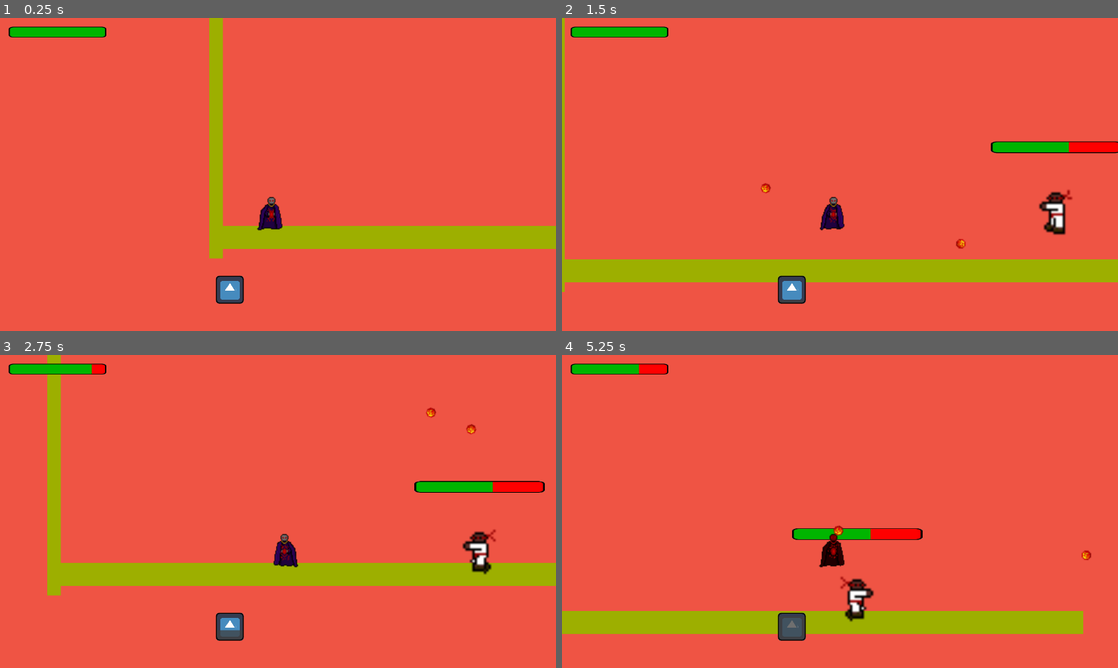
Above: before the commit, frames 1-4 (two rows, left to right).
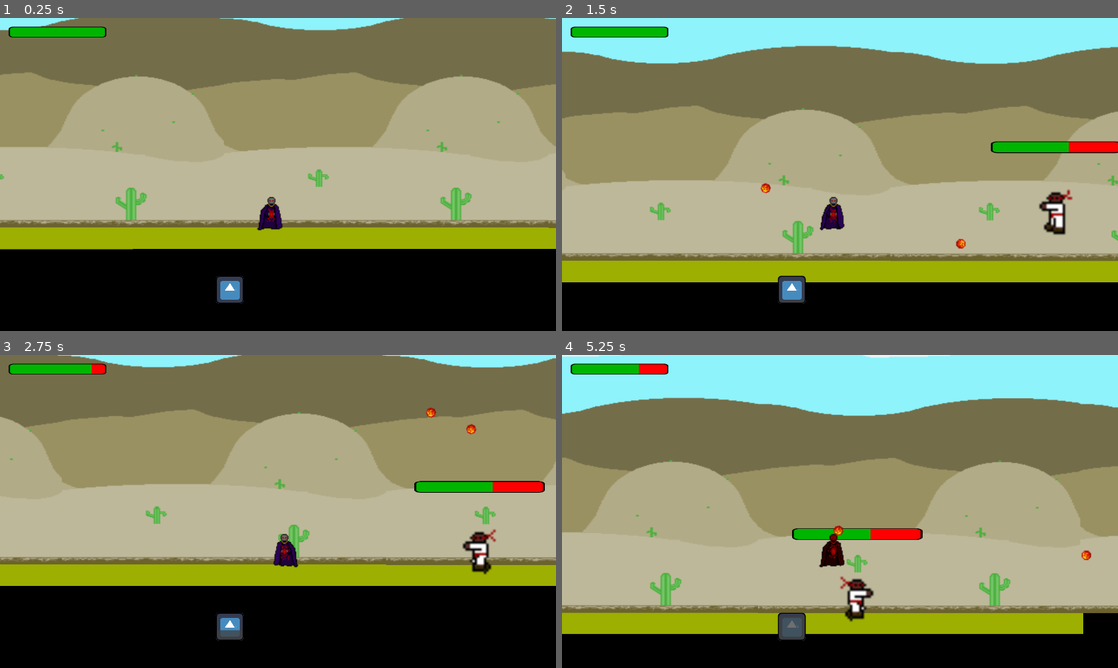
Above: after the commit, the same moments.

Repository: jsievert73/Final-Project-MSCH-220
Game: Godot game, scene res://Scenes/Level2.tscn
Two runs of this game, one before a commit and one after it. Both use one fixed random seed, a clock stepped at 60 frames per second and the inputs below. This scene is started directly instead of the project's main scene. The engine's default icon, where the game draws it, is replaced by a stand-in: a white triangle on a blue panel in a dark square.
Inputs (mouse positions are in pixels of both pictures, inside the frame that each line leads up to):
- Up to frame 1 (0.25 s): no input
- Up to frame 2 (1.5 s): tap Enter at 0.5 s; move the mouse to (962, 158) at 0.52 s; hold Right (ui_right) from 0.53 s (still down); click (962, 158) at 0.6 s; tap Up (ui_up) at 0.77 s; move the mouse to (728, 190) at 1.27 s; tap Space (heal) at 1.35 s
- Up to frame 3 (2.75 s): tap Up (ui_up) at 1.52 s; move the mouse to (333, 442) at 2.02 s; release Right (ui_right) at 2.03 s; hold Left (ui_left) from 2.03 s (still down); click (333, 442) at 2.1 s
- Up to frame 4 (5.25 s): move the mouse to (812, 574) at 2.77 s; release Left (ui_left) at 2.78 s; hold Right (ui_right) 2.78-4.28 s; tap Space (heal) at 2.85, 4.35 s; tap Up (ui_up) at 3.02, 3.77, 4.52 s; move the mouse to (1006, 558) at 3.52 s; click (1006, 558) at 3.6 s; move the mouse to (673, 464) at 4.27 s; hold Left (ui_left) 4.28-5.03 s; move the mouse to (867, 511) at 5.02 s; hold Right (ui_right) from 5.03 s (still down); click (867, 511) at 5.1 s

The runs differ from the first frame. In frame 1, 94% of the frame differs, in the area x 0-100%, y 0-100%; in frame 2, 91%; in frame 3, 91%; in frame 4, 92%.

Commit message:
finished art for desert

Diff:
--- a/Godot/Scenes/Level2.tscn
+++ b/Godot/Scenes/Level2.tscn
@@ -1,27 +1,36 @@
-[gd_scene load_steps=7 format=2]
-
-[ext_resource path="res://Scenes/Goal.tscn" type="PackedScene" id=1]
+[gd_scene load_steps=10 format=2]
+
+[ext_resource path="res://Assets/Desert Background.png" type="Texture" id=1]
 [ext_resource path="res://Scene/Enemy.tscn" type="PackedScene" id=2]
 [ext_resource path="res://Scene/Player.tscn" type="PackedScene" id=3]
-
-[sub_resource type="RectangleShape2D" id=1]
-extents = Vector2( 6.53003, 544.548 )
-
-[sub_resource type="RectangleShape2D" id=2]
-extents = Vector2( 578.211, 10 )
+[ext_resource path="res://Scenes/Goal.tscn" type="PackedScene" id=4]
+
+[sub_resource type="Gradient" id=1]
+offsets = PoolRealArray( 0.964072, 1 )
+
+[sub_resource type="GradientTexture" id=2]
+gradient = SubResource( 1 )
 
 [sub_resource type="RectangleShape2D" id=3]
+extents = Vector2( 15.201, 544.548 )
+
+[sub_resource type="RectangleShape2D" id=4]
+extents = Vector2( 543.129, 10 )
+
+[sub_resource type="RectangleShape2D" id=5]
 extents = Vector2( 85.2605, 110.387 )
 
 [node name="Level2" type="StaticBody2D"]
 
-[node name="Goal" parent="." instance=ExtResource( 1 )]
-position = Vector2( 1903.81, 483.881 )
+[node name="Sprite6" type="Sprite" parent="."]
+position = Vector2( 2204.47, 361.663 )
+scale = Vector2( 3.1528, 1963.62 )
+texture = SubResource( 2 )
 
 [node name="Wall" type="CollisionShape2D" parent="."]
 editor/display_folded = true
-position = Vector2( 0, 232.306 )
-shape = SubResource( 1 )
+position = Vector2( 0, 215.306 )
+shape = SubResource( 3 )
 __meta__ = {
 "_edit_group_": true
 }
@@ -35,7 +44,7 @@
 
 [node name="Wall2" type="CollisionShape2D" parent="."]
 position = Vector2( 1959.04, 211.19 )
-shape = SubResource( 1 )
+shape = SubResource( 3 )
 __meta__ = {
 "_edit_group_": true
 }
@@ -50,7 +59,7 @@
 [node name="Floor" type="CollisionShape2D" parent="."]
 editor/display_folded = true
 position = Vector2( 574.542, 730.926 )
-shape = SubResource( 2 )
+shape = SubResource( 4 )
 __meta__ = {
 "_edit_group_": true
 }
@@ -62,15 +71,88 @@
 margin_bottom = 16.0
 color = Color( 0.619608, 0.690196, 0, 1 )
 
+[node name="Platform5" type="CollisionShape2D" parent="."]
+editor/display_folded = true
+position = Vector2( -75.8427, 638.71 )
+shape = SubResource( 5 )
+__meta__ = {
+"_edit_group_": true
+}
+
+[node name="ColorRect" type="ColorRect" parent="Platform5"]
+margin_left = -82.0
+margin_top = -116.0
+margin_right = 81.0
+margin_bottom = 108.0
+color = Color( 0.619608, 0.690196, 0, 1 )
+
+[node name="Platform6" type="CollisionShape2D" parent="."]
+editor/display_folded = true
+position = Vector2( -228.567, 639.308 )
+shape = SubResource( 5 )
+__meta__ = {
+"_edit_group_": true
+}
+
+[node name="ColorRect" type="ColorRect" parent="Platform6"]
+margin_left = -82.0
+margin_top = -116.0
+margin_right = 81.0
+margin_bottom = 108.0
+color = Color( 0.619608, 0.690196, 0, 1 )
+
+[node name="Platform7" type="CollisionShape2D" parent="."]
+editor/display_folded = true
+position = Vector2( -387.433, 639.308 )
+shape = SubResource( 5 )
+__meta__ = {
+"_edit_group_": true
+}
+
+[node name="ColorRect" type="ColorRect" parent="Platform7"]
+margin_left = -82.0
+margin_top = -116.0
+margin_right = 81.0
+margin_bottom = 108.0
+color = Color( 0.619608, 0.690196, 0, 1 )
+
+[node name="Sprite" type="Sprite" parent="."]
+position = Vector2( 286.395, 343.515 )
+scale = Vector2( 2.221, 1.43076 )
+texture = ExtResource( 1 )
+
+[node name="Sprite5" type="Sprite" parent="."]
+position = Vector2( -274.635, 343.515 )
+scale = Vector2( 2.221, 1.43076 )
+texture = ExtResource( 1 )
+
+[node name="Sprite2" type="Sprite" parent="."]
+position = Vector2( 854.477, 344.034 )
+scale = Vector2( 2.221, 1.43076 )
+texture = ExtResource( 1 )
+
+[node name="Sprite3" type="Sprite" parent="."]
+position = Vector2( 1975.59, 342.086 )
+scale = Vector2( 2.221, 1.43076 )
+texture = ExtResource( 1 )
+
+[node name="Sprite4" type="Sprite" parent="."]
+position = Vector2( 1410.66, 344.034 )
+scale = Vector2( 2.221, 1.43076 )
+texture = ExtResource( 1 )
+
 [node name="Enemy" parent="." instance=ExtResource( 2 )]
 position = Vector2( 880.287, 661.284 )
 
 [node name="Player" parent="." instance=ExtResource( 3 )]
 position = Vector2( 103.297, 679.147 )
 
+[node name="Goal" parent="." instance=ExtResource( 4 )]
+position = Vector2( 1903.81, 483.881 )
+
 [node name="Platform" type="CollisionShape2D" parent="."]
 position = Vector2( 1295.27, 741.125 )
-shape = SubResource( 3 )
+shape = SubResource( 5 )
 __meta__ = {
 "_edit_group_": true
 }
--- a/Godot/Scenes/Title Screen.tscn
+++ b/Godot/Scenes/Title Screen.tscn
@@ -134,7 +134,7 @@
 position = Vector2( 17.524, 260.465 )
 scale = Vector2( 3.82812, 3.3125 )
 frames = SubResource( 4 )
-frame = 1
+frame = 2
 playing = true
 
 [node name="Goal" type="AnimatedSprite" parent="Menu/CenterRow/CenterContainer"]
Not shown: 3 places in Godot/Scenes/Level2.tscn that only renumber resources
